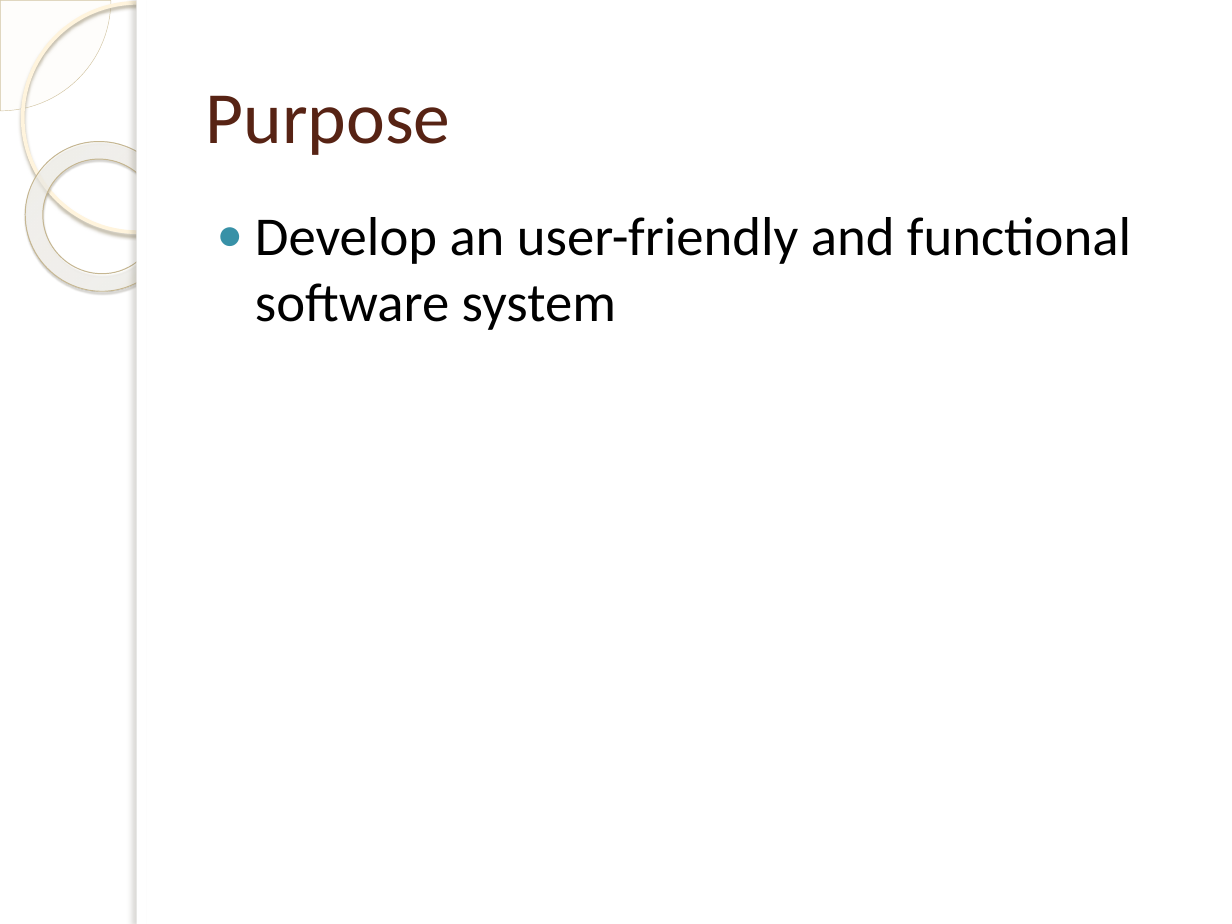
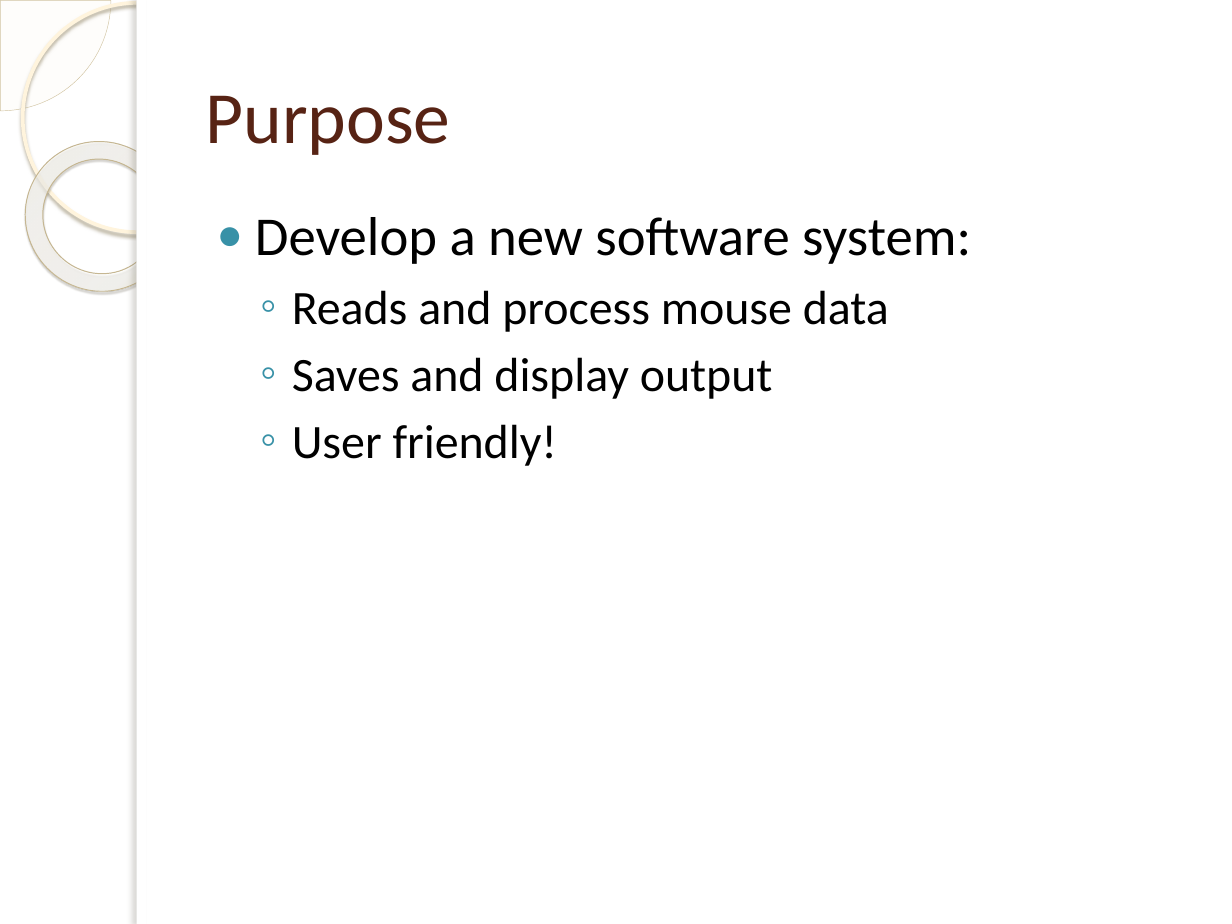
Before and after one commit to jakelamotta/master_thesis, a slide deck: slide 4 of presentations/presentation_1.pptx. Drawn at 1232x924 pixels with LibreOffice and Linux fonts; fonts in the diff are those of the drawing; background and template pictures are left out. Boxes give left, top, right and bottom in pixels: in the first picture for what was removed or moved away, otherwise in the second. Text is boxed around its words. In the diff, an @@ line names an element or a change of style, - is before the commit and + after.

```diff
--- a/presentations/presentation_1.pptx
+++ b/presentations/presentation_1.pptx
@@ text at [255,217,971,466]: text changed; size 32 to 28 pt @@
-● Develop an user-friendly and functional software system
+● Develop a new software system:
+  ◦ Reads and process mouse data
+  ◦ Saves and display output
+  ◦ User friendly!
```
Also in this commit, not shown: 4 other slides changed, 1 slide removed.
